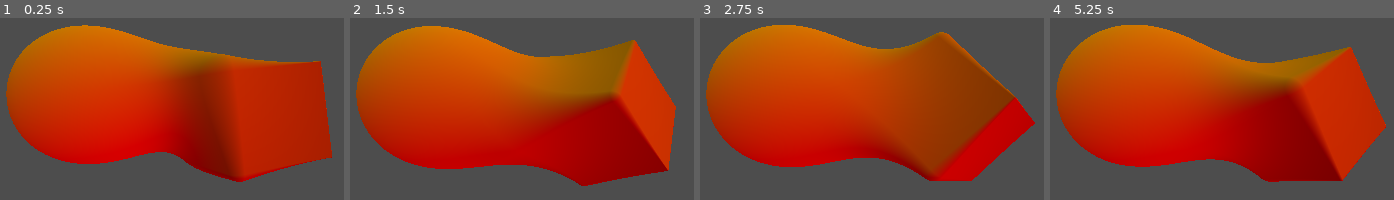
Above: before the commit, frames 1-4 (left to right).
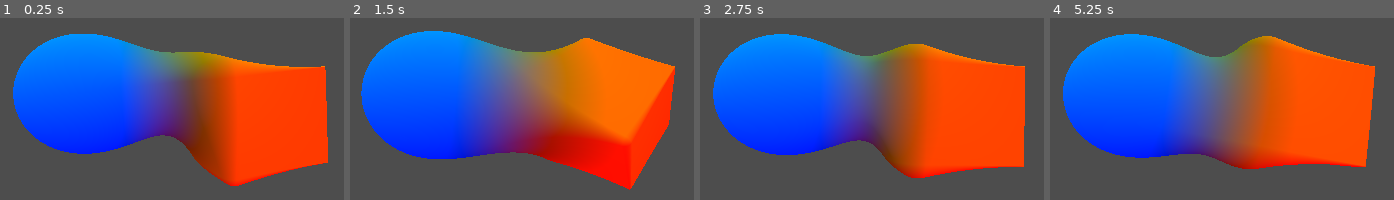
Above: after the commit, the same moments.

Repository: K2mies/Metaball-Raymarching
Game: Godot game, scene res://Scenes/raymarching00.tscn
Same seed, same stepped clock (60 frames per second), same inputs: the game is played once before the commit and once after it. The project has no main scene, so this scene is started directly.
Inputs:
- Up to frame 1 (0.25 s): no input
- Up to frame 2 (1.5 s): no input
- Up to frame 3 (2.75 s): no input
- Up to frame 4 (5.25 s): no input

The runs differ from the first frame. In frame 1, 60% of the frame differs, in the area x 1-97%, y 3-93%; in frame 2, 62%; in frame 3, 61%; in frame 4, 63%, in the area x 1-98%, y 3-91%.

Commit message:
some cosmetic changes

Diff:
--- a/meta-balls-and-raymarching/Scenes/raymarching00.tscn
+++ b/meta-balls-and-raymarching/Scenes/raymarching00.tscn
@@ -5,13 +5,13 @@
 [sub_resource type="ShaderMaterial" id="ShaderMaterial_4s5va"]
 render_priority = 0
 shader = ExtResource("1_oq3si")
-shader_parameter/translate = PackedVector3Array(-0.74, 0.09, -0.24, 0.89, -0.09, 0)
-shader_parameter/colors = PackedVector3Array(0.74, -0.25, -1.15, 1.17, 0.01, -2.08)
-shader_parameter/cube_rotation_axis = Vector3(0, 1, 1)
+shader_parameter/translate = PackedVector3Array(-0.73, 0.09, 0, 0.89, -0.09, 0)
+shader_parameter/colors = PackedVector3Array(2.56, 0, -2.71, -2.13, 0.25, 2.95)
+shader_parameter/cube_rotation_axis = Vector3(1, 1, 1)
 shader_parameter/cube_rotation_amount = 0.74
 shader_parameter/cube_size = 0.37
-shader_parameter/sphere_size = 0.62
-shader_parameter/weight = 1.6099999999999999
+shader_parameter/sphere_size = 0.47
+shader_parameter/weight = 1.73
 
 [sub_resource type="QuadMesh" id="QuadMesh_imecy"]
 material = SubResource("ShaderMaterial_4s5va")
@@ -20,7 +20,6 @@
 [node name="Node3D" type="Node3D"]
 
 [node name="MeshInstance3D" type="MeshInstance3D" parent="."]
-transform = Transform3D(1, 0, 0, 0, 1, 0, 0, 0, 1, 0.00025773048, -0.005789697, 0)
 extra_cull_margin = 16384.0
 mesh = SubResource("QuadMesh_imecy")
 
--- a/meta-balls-and-raymarching/Shaders/raymarching00.gdshader
+++ b/meta-balls-and-raymarching/Shaders/raymarching00.gdshader
@@ -169,10 +169,10 @@
 			//here we mix the color channel with the normals for effect
 			vec3 normal =	get_normal( p ) * .5f + .5f;
 
-			vec4 normal4 =	vec4(normal, 1.f);
-			vec4 col4 =		vec4(col, 1.f);
-
-			return mix(normal4, col4, .5f);
+			vec4 normal4 =	vec4( normal, 1.f );
+			vec4 col4 =		vec4( col, 1.f );
+
+			return mix( normal4, col4, .5f );
 			//return vec4( normal, 1.f );
 			//return vec4(col, 1.f);
 		}
